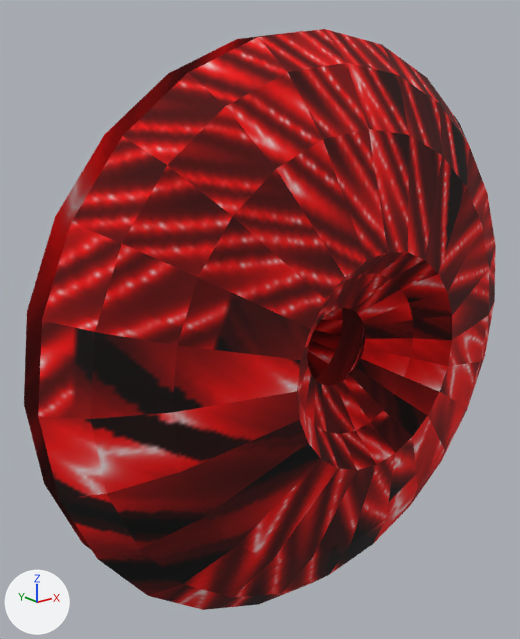
The OBJ model trunk/Content/media/control_point/control_point.obj: old version first, new version second.
One viewpoint serves both versions: a camera (50 mm lens) standing at (-16.31, -21.24, 8.11) and looking at (-1.18, -2.33, 0.55). The lights are fixed; the arrows at lower left show +X, +Y and +Z. Where no turn or scale is listed for an object, it has been applied to the vertices.

In view in the first picture: 'control_point'.
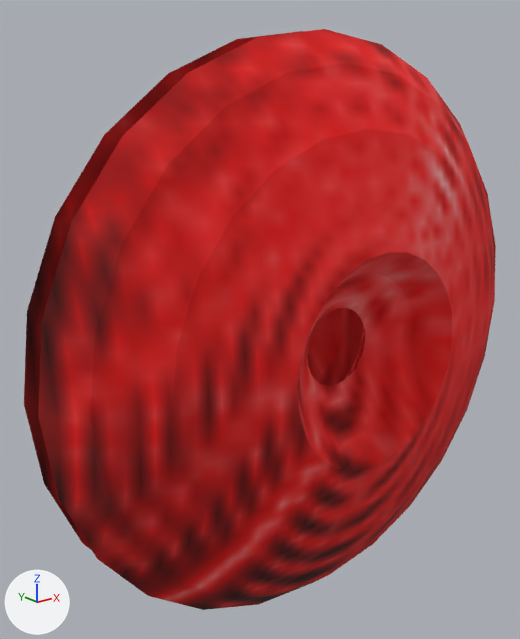
The change, as a diff of the scene's bpy script:
```diff
--- a/trunk/Content/media/control_point/control_point.obj.py
+++ b/trunk/Content/media/control_point/control_point.obj.py
@@ img_control_point_texture_png @@
+img_control_point_texture_png = load_image('control_point_texture.png', '../control_point_texture.png', 64, 64, 'sRGB')
@@ mat_translucent_glass_sky_reflection @@
 mat_translucent_glass_sky_reflection = principled_material('Translucent_Glass_Sky_Reflection')
-mat_translucent_glass_sky_reflection.texture = img_translucent_glass_sky_reflection_jpg
+mat_translucent_glass_sky_reflection.texture = img_control_point_texture_png
 mat_translucent_glass_sky_reflection.roughness = 1.0
@@ me_control_point @@
 # used by ob_control_point; location = (0.0, 0.0, 0.0)
-me_control_point.from_pydata(...)  # 336 vertices, 384 faces; spans x -10.0..10.0, y -7.0..0.0, z -10.0..10.0
+me_control_point.from_pydata(...)  # 336 vertices, 672 faces; spans x -10.0..10.0, y -7.0..0.0, z -10.0..10.0
+# me_control_point part 1: 96 kept faces spanning x -10.0..10.0, y -4.0..-3.0, z -10.0..10.0 get new texture (UV) coordinates
 me_control_point.materials.append(mat_translucent_glass_sky_reflection)
```

Location of each change, (x1, y1, x2, y2) in pixels of the pictures (520 x 639 px):
'control_point', surface changed: (24, 29, 496, 610) in both
part 1 of me_control_point, surface changed: (24, 31, 364, 549) in both
